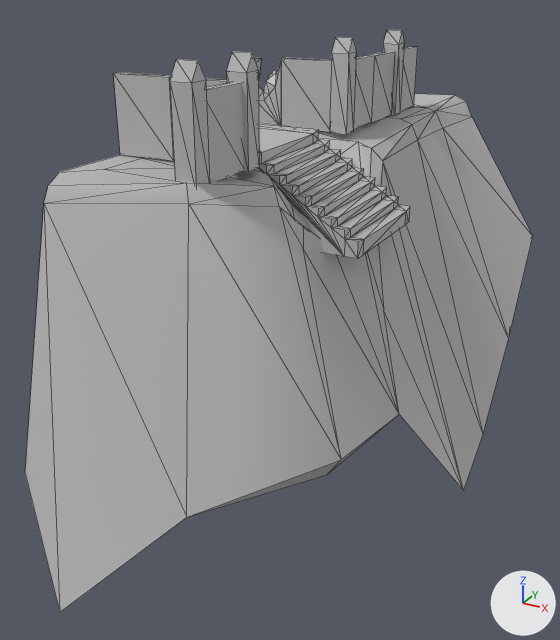
An edit to the FBX model Assets/Models/Land/asset_env_level_puzzle.fbx, drawn before and after from the same camera.
Before and after are seen from a 50 mm lens placed at (13.8, -17.7, 4.8), pointed at (2.3, 3.4, -5.7). The lights are fixed; the arrows at lower right show +X, +Y and +Z. Mesh edges are drawn as thin lines. Where no turn or scale is listed for an object, it has been applied to the vertices. Vertices at the same position are counted once.

Objects in the first picture: 'asset_level_cliff_puzzlecliff', 'asset_level_cliff_puzzlegate'.
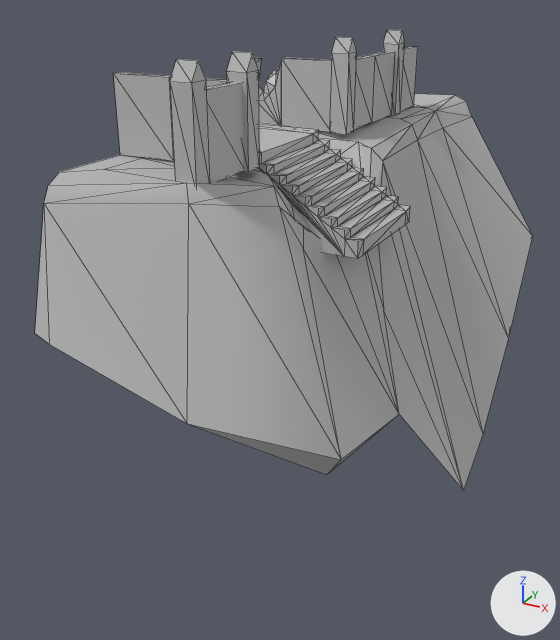
Where the change shows, as pixel boxes [x1, y1, x2, y2] in the pictures (560 x 640 px; the box of a moved part takes in the faces that stretch with it):
'asset_level_cliff_puzzlecliff', reshaped (23% shorter): before [25, 94, 533, 612]; after [35, 94, 533, 491]
part 1 of me_mesh_001, moved or reshaped: before [25, 203, 341, 612]; after [35, 203, 341, 475]
'asset_level_cliff_puzzlegate', unchanged, covered by the edit: before [113, 30, 418, 259]
'asset_level_cliff_puzzle_wall', unchanged, uncovered by the edit: after [113, 30, 418, 184]
'asset_level_cliff_puzzle_stairs', unchanged, uncovered by the edit: after [253, 124, 410, 259]

Patch to the scene script:
```diff
--- a/Assets/Models/Land/asset_env_level_puzzle.fbx.py
+++ b/Assets/Models/Land/asset_env_level_puzzle.fbx.py
@@ me_mesh_001 @@
 me_mesh_001.from_pydata(...)  # 72 vertices, 92 faces; spans x -4.8..4.8, y -11.8..11.8, z -6.1..6.1
 # used by ob_asset_level_cliff_puzzlecliff; location = (3.74, 4.96, -5.6)
-me_mesh_001.vertices[0].co = (-4.8, -10.2, -2.2)  # pixel (25, 473)
-me_mesh_001.vertices[3].co = (-2.4, -11.8, -4.7)  # pixel (59, 612)
-me_mesh_001.vertices[4].co = (0.6, -10.1, -1.7)  # pixel (186, 517)
+# me_mesh_001 part 1
+me_mesh_001.vertices[0].co = (-4.8, -9.1, 1.7)  # pixel (34, 333)
+me_mesh_001.vertices[3].co = (-4.0, -9.5, 1.7)  # pixel (49, 344)
+me_mesh_001.vertices[4].co = (0.3, -9.5, 0.6)  # pixel (187, 423)
 me_mesh_001.materials.append(mat_asset_env_cliff_main1)
```
